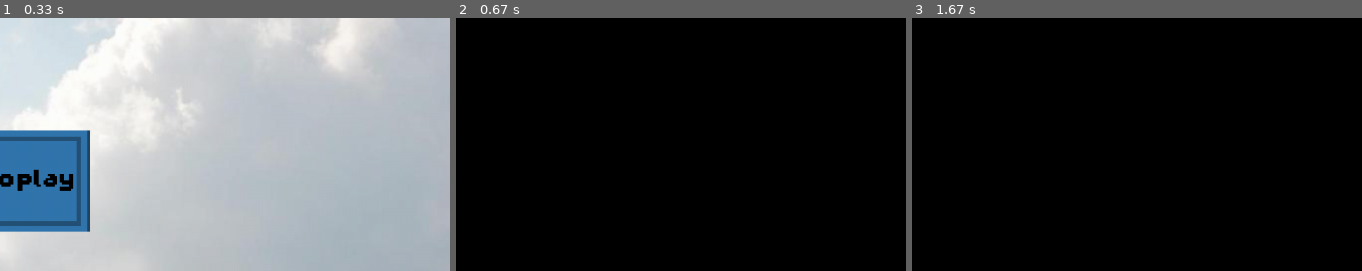
Above: before the commit, frames 1-3 (left to right).
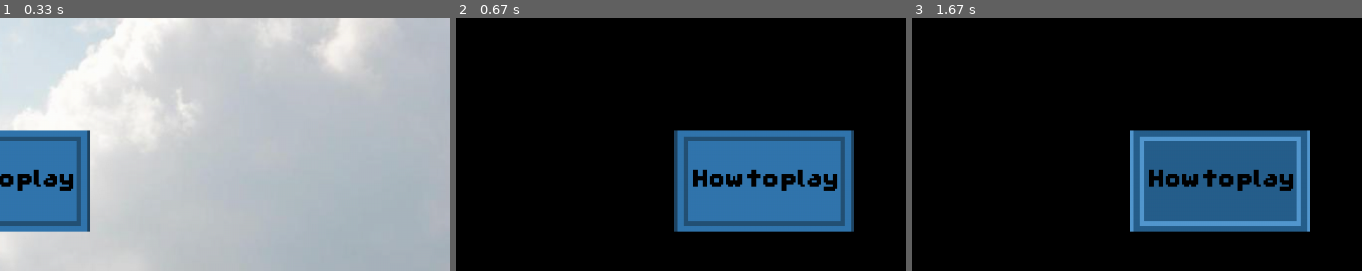
Above: after the commit, the same moments.

Repository: junseowon/PyGame
Game: pygame game, started from Game/main.py
Same seed, same stepped clock (60 frames per second), same inputs: the game is played once before the commit and once after it.
Inputs (mouse positions are % of the whole screen's width and height, from its top left):
- Up to frame 1 (0.33 s): no input
- Up to frame 2 (0.67 s): click (50, 82) at 0.38 s
- Up to frame 3 (1.67 s): click (84, 82) at 0.72 s; click (19, 35) at 1.05 s; click (87, 85) at 1.38 s
The pictures show only the part of the screen within x 50-100%, y 50-100%; the shares and areas given below are measured in that part.

Frame 1 is identical in both runs. In frame 2, 15% of the frame differs, in the area x 48-89%, y 44-85%; in frame 3, 15%.

Commit message:
fixe_call_game

Diff:
--- a/Game/explain_game.py
+++ b/Game/explain_game.py
@@ -15,10 +15,3 @@
     input_font(input_screen, "보상은.. 저희가 드리는 보수,", font_color, 0, 560, 60)
     input_font(input_screen, "그리고 뿌듯함을 얻으실겁니다!", font_color, 0, 630, 60)
     menu_music(-1, 1)
-
-    while True:
-        for event in pygame.event.get():
-            if event.type == pygame.QUIT:
-                pygame.quit()
-
-        pygame.display.update()
--- a/Game/menu.py
+++ b/Game/menu.py
@@ -44,3 +44,13 @@
 
 def call_explain_game():
     explain_game(screen, BLACK, use_dung_geun_font, RED)
+
+    while True:
+        for event in pygame.event.get():
+            if event.type == pygame.QUIT:
+                pygame.quit()
+
+        Button(screen, howtoplay_button, 950, 520, 256, 144, howtoplay_button_act, 950, 520, call_explain_game)
+
+        pygame.display.update()
+        fps.tick(60)
